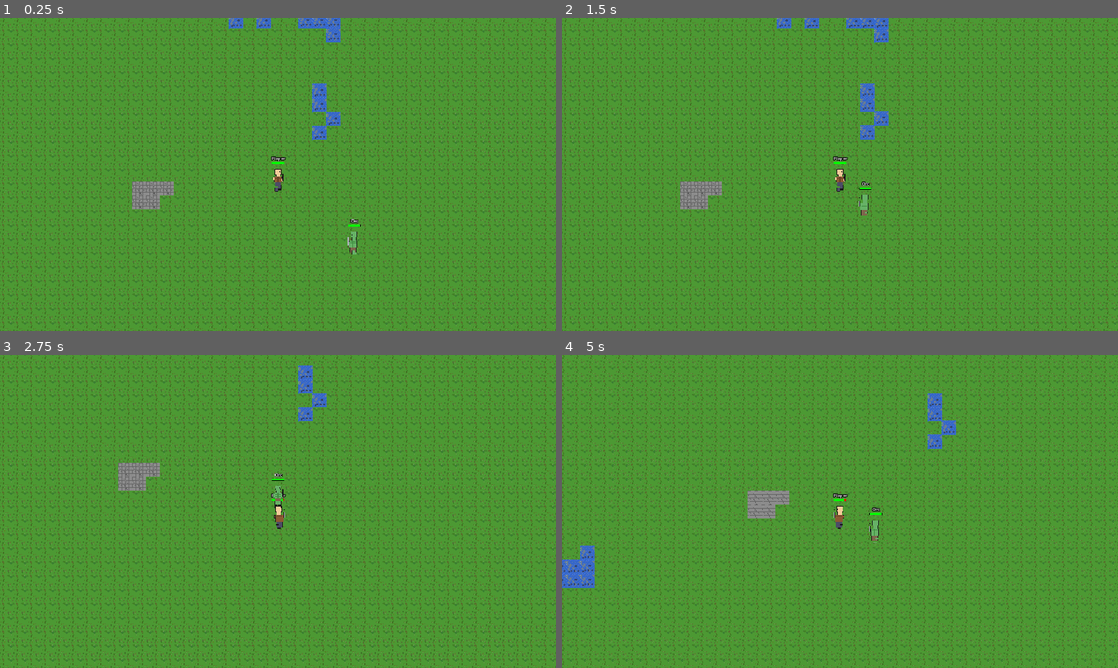
Above: before the commit, frames 1-4 (two rows, left to right).
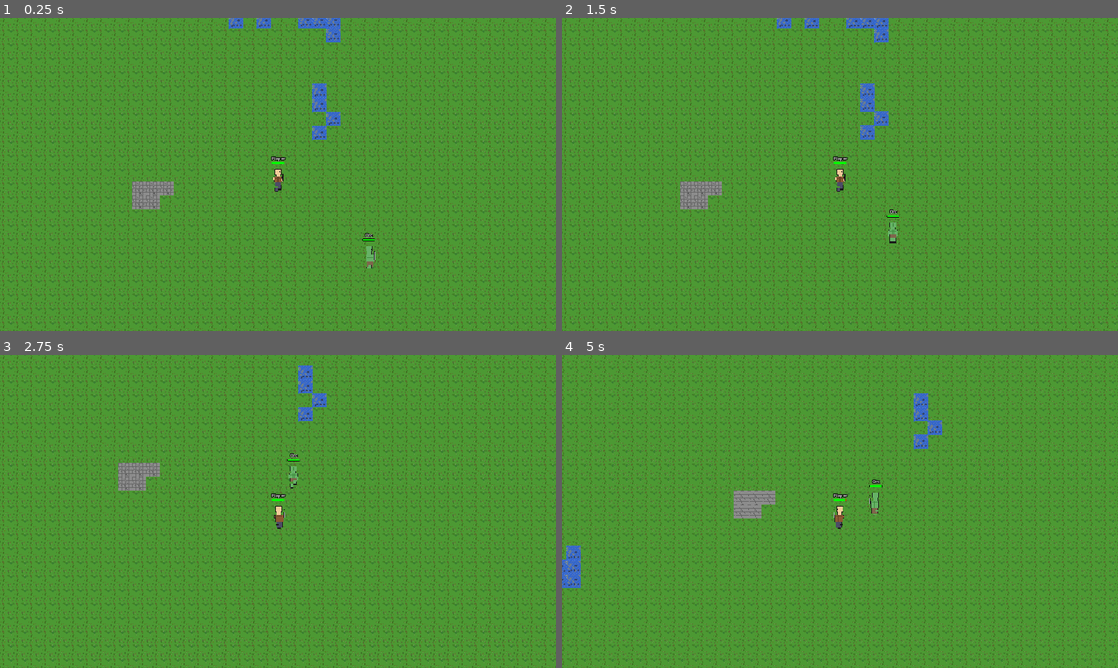
Above: after the commit, the same moments.

Repository: mattzanco/Trithia
Game: Godot game, scene res://scenes/main.tscn
Same seed, same stepped clock (60 frames per second), same inputs: the game is played once before the commit and once after it.
Inputs (mouse positions are in pixels of both pictures, inside the frame that each line leads up to):
- Up to frame 1 (0.25 s): no input
- Up to frame 2 (1.5 s): move the mouse to (962, 158) at 0.52 s; hold D (move_right) 0.53-1.28 s; hold Ctrl 0.53-1.28 s; click (962, 158) at 0.67 s; move the mouse to (728, 190) at 1.27 s; hold S (move_down) from 1.28 s (still down); tap Ctrl at 1.35 s
- Up to frame 3 (2.75 s): move the mouse to (333, 442) at 2.02 s; release S (move_down) at 2.03 s; hold D (move_right) from 2.03 s (still down); hold Ctrl from 2.03 s (still down)
- Up to frame 4 (5 s): move the mouse to (812, 574) at 2.77 s; release D (move_right) at 2.78 s; release Ctrl at 2.78 s; hold W (move_up) 2.78-3.53 s; tap Ctrl at 2.85, 4.35 s; click (812, 574) at 2.92 s; move the mouse to (1006, 558) at 3.52 s; hold Ctrl 3.53-4.28 s; hold A (move_left) from 3.53 s (still down); move the mouse to (673, 464) at 4.27 s

The runs differ from the first frame. In frame 1, 0.2% of the frame differs, in the area x 62-68%, y 64-80%; in frame 2, 0.2%; in frame 3, 0.2%; in frame 4, 2.1%, in the area x 0-90%, y 12-98%.

Commit message:
Keep orc circling when adjacent to player instead of pathfinding away

Diff:
--- a/scripts/orc.gd
+++ b/scripts/orc.gd
@@ -646,29 +646,39 @@
 			# Skip pathfinding if player is very far away - use fallback instead
 			var distance_to_player = position.distance_to(targeted_enemy.position)
 			if distance_to_player <= TILE_SIZE * 30:
-				# Recalculate path if player has moved significantly or just detected
-				var player_movement = targeted_enemy.position.distance_to(last_player_position)
-				if player_movement > TILE_SIZE * 0.8 or chase_path.size() == 0 or player_just_detected:
-					# Calculate path to target - snap target to tile center first
-					var target_tile_x = round(targeted_enemy.position.x / TILE_SIZE)
-					var target_tile_y = round(targeted_enemy.position.y / TILE_SIZE)
-					var target_tile_center = Vector2(target_tile_x * TILE_SIZE + TILE_SIZE/2, target_tile_y * TILE_SIZE + TILE_SIZE/2)
-
-					chase_path = find_path(position, target_tile_center)
-					chase_path_index = 0
-					last_player_position = targeted_enemy.position
-
-
-
-					# Don't remove the first element here - let process_orc_next_path_step handle it
-					# This prevents double-removal of waypoints
-
-					# Skip the starting position if it's in the path
-					if chase_path.size() > 0 and chase_path[0].distance_to(position) < TILE_SIZE * 0.1:
-						chase_path.pop_front()
-
-					if chase_path.size() > 0 and not is_moving:
-						process_orc_next_path_step()
+				# Don't pathfind if very close to player - just use fallback movement to circle and attack
+				# This prevents unnecessary path recalculations when adjacent
+				if distance_to_player > TILE_SIZE * 1.5:
+					# Recalculate path only if player has moved significantly or we have no path and we haven't been using fallback
+					var player_movement = targeted_enemy.position.distance_to(last_player_position)
+					if player_movement > TILE_SIZE * 0.8 or (chase_path.size() == 0 and not is_moving) or player_just_detected:
+						# Calculate path to target - snap both start and target to tile center first
+						var start_tile_x = round(position.x / TILE_SIZE)
+						var start_tile_y = round(position.y / TILE_SIZE)
+						var start_tile_center = Vector2(start_tile_x * TILE_SIZE + TILE_SIZE/2, start_tile_y * TILE_SIZE + TILE_SIZE/2)
+
+						var target_tile_x = round(targeted_enemy.position.x / TILE_SIZE)
+						var target_tile_y = round(targeted_enemy.position.y / TILE_SIZE)
+						var target_tile_center = Vector2(target_tile_x * TILE_SIZE + TILE_SIZE/2, target_tile_y * TILE_SIZE + TILE_SIZE/2)
+
+						chase_path = find_path(start_tile_center, target_tile_center)
+						chase_path_index = 0
+						last_player_position = targeted_enemy.position
+
+
+
+						# Don't remove the first element here - let process_orc_next_path_step handle it
+						# This prevents double-removal of waypoints
+
+						# Skip the starting position if it's in the path
+						if chase_path.size() > 0 and chase_path[0].distance_to(position) < TILE_SIZE * 0.1:
+							chase_path.pop_front()
+
+						if chase_path.size() > 0 and not is_moving:
+							process_orc_next_path_step()
+				else:
+					# When very close, clear the path and use fallback movement to circle around
+					chase_path.clear()
 
 	# Move toward target if we have one
 	if is_moving:
@@ -738,8 +748,11 @@
 				# Check if the next tile is walkable
 				var can_move = true
 				if world != null and world.has_method("is_walkable"):
-					var feet_tile = next_tile + Vector2(0, TILE_SIZE / 2)
-					if not world.is_walkable(feet_tile):
+					# Snap to tile center before checking walkability
+					var check_tile_x = round(next_tile.x / TILE_SIZE)
+					var check_tile_y = round(next_tile.y / TILE_SIZE)
+					var check_tile_center = Vector2(check_tile_x * TILE_SIZE + TILE_SIZE / 2, check_tile_y * TILE_SIZE + TILE_SIZE / 2)
+					if not world.is_walkable(check_tile_center):
 						can_move = false
 
 				# Check if the next tile is occupied by the player
@@ -848,9 +861,7 @@
 
 	# Check if goal is walkable
 	if world and world.has_method("is_walkable"):
-		var feet_offset = Vector2(0, TILE_SIZE / 2)
-		var goal_feet = goal + feet_offset
-		if not world.is_walkable(goal_feet):
+		if not world.is_walkable(goal):
 			return []
 
 	# A* pathfinding
@@ -889,9 +900,7 @@
 
 			# Check walkability
 			if world and world.has_method("is_walkable"):
-				var feet_offset = Vector2(0, TILE_SIZE / 2)
-				var feet_position = neighbor + feet_offset
-				if not world.is_walkable(feet_position):
+				if not world.is_walkable(neighbor):
 					continue
 
 			# Check if player is occupying this tile
